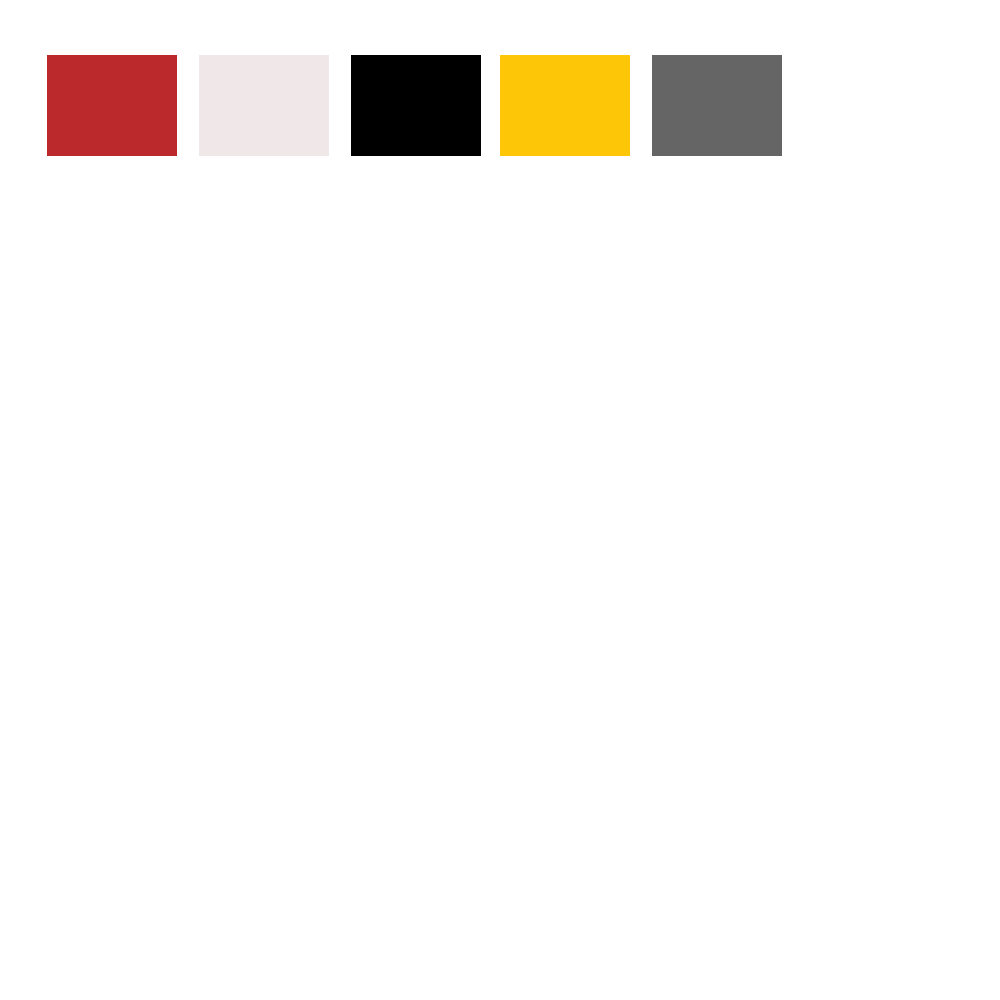
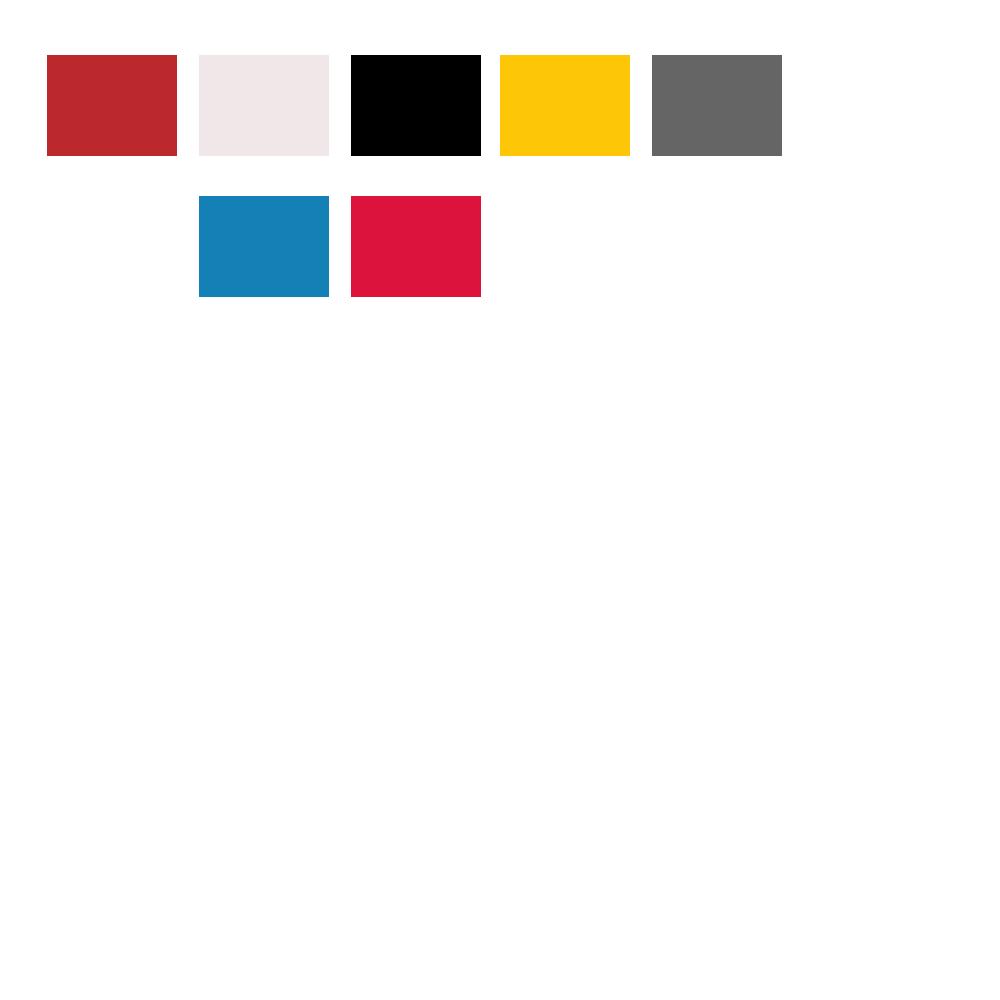
Revision of a layered w=1000, h=1000 image; what changed, layer by layer:
added layer "dc143c" above "1380b6" over bbox(351, 196, 481, 297)
added layer "1380b6" above "7b7979" over bbox(199, 196, 329, 297)
